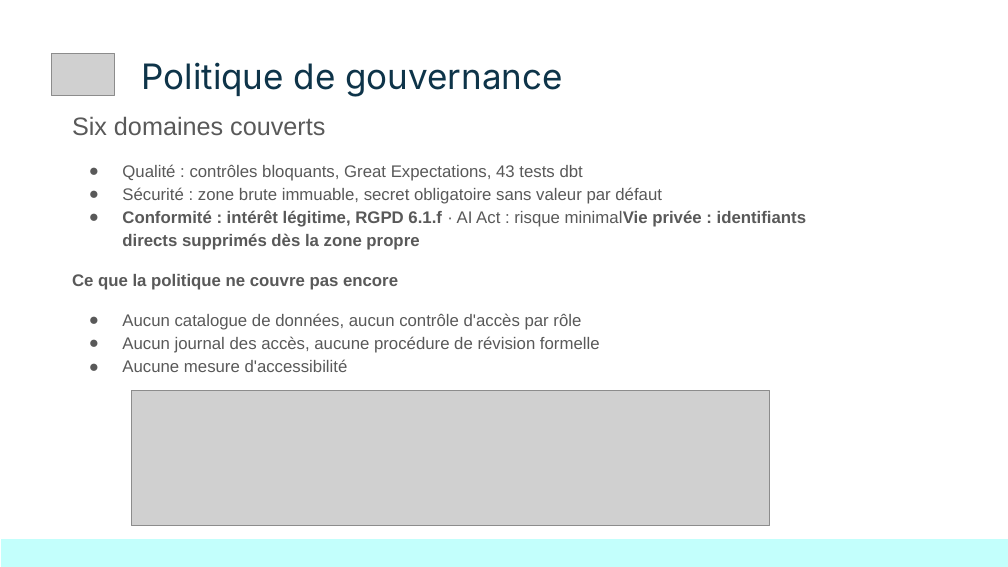
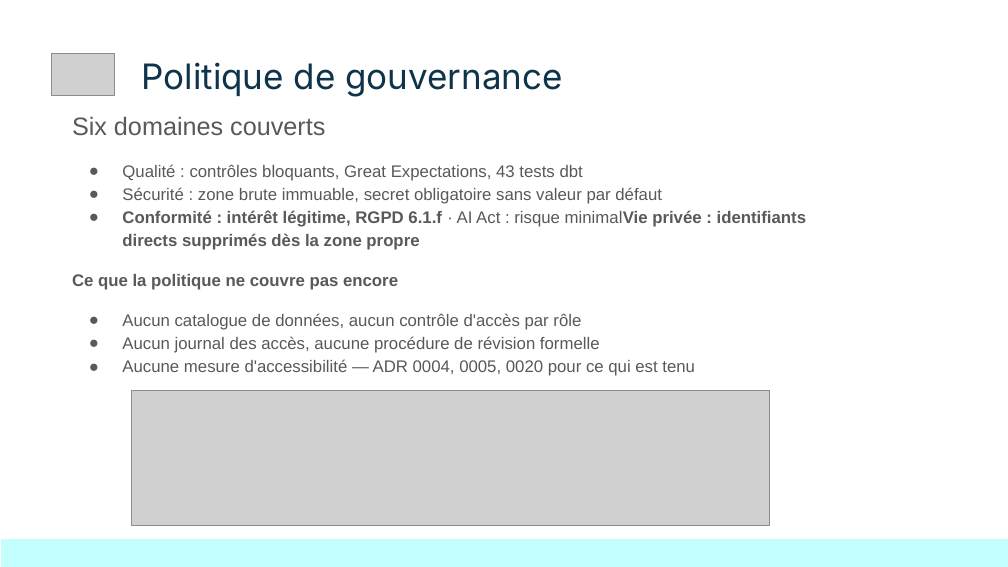
Before and after one commit to KinSushi/reviewpulse-pipeline, a slide deck: slide 5 of docs/presentation/ReviewPulse_AIA1.pptx. Drawn at 1008x567 pixels with LibreOffice and Linux fonts; fonts in the diff are those of the drawing; grey boxes stand for pictures. Boxes give left, top, right and bottom in pixels: in the first picture for what was removed or moved away, otherwise in the second. Text is boxed around its words. In the diff, an @@ line names an element or a change of style, - is before the commit and + after.

Commit message:
Justifier chaque decision : quatre ADR, les questions du jury, un controle
Mesure de depart : 6 ADR sur 16 n'etaient cites nulle part, ni dans le code ni
dans les questions du jury, et 2 sur 16 sur les diapositives. Quatre decisions
prises cette semaine n'avaient meme pas d'ADR.

ADR 0017 Airflow sur PostgreSQL, 0018 reproductibilite (empreintes, tracabilite,
sauvegarde), 0019 explicabilite lineaire exacte plutot que SHAP, 0020 porte de
qualite sur silver et gold.

`docs/07_questions_jury.md` gagne une section « Architecture, choix et
decisions » : une question de jury et sa reponse par decision, chacune citant
la mesure qui l'a motivee et l'alternative ecartee, et disant la limite quand
l'ADR en reconnait une.

`tools/verifier_justifications.py` verifie que chaque ADR est cite dans le code
et dans les questions, signale les renvois vers un ADR inexistant, et echoue
sinon. `make justifications`. Il lisait mal les citations groupees : corrige,
il comprend `ADR 0013, 0014 et 0017` et la plage `ADR 0001 a 0020`, avec neuf
tests verts dont le temoin et la plage inversee.

Les decisions sont desormais citees la ou elles s'appliquent : compose et
Dockerfiles pour l'infrastructure, docstrings des modules pour le reste.

```diff
--- a/docs/presentation/ReviewPulse_AIA1.pptx
+++ b/docs/presentation/ReviewPulse_AIA1.pptx
@@ text at (122, 359, 695, 376): text changed @@
-● Aucune mesure d'accessibilité
+● Aucune mesure d'accessibilité — ADR 0004, 0005, 0020 pour ce qui est tenu
```
Also in this commit, not shown: 1 other slide changed, 27 other files.
